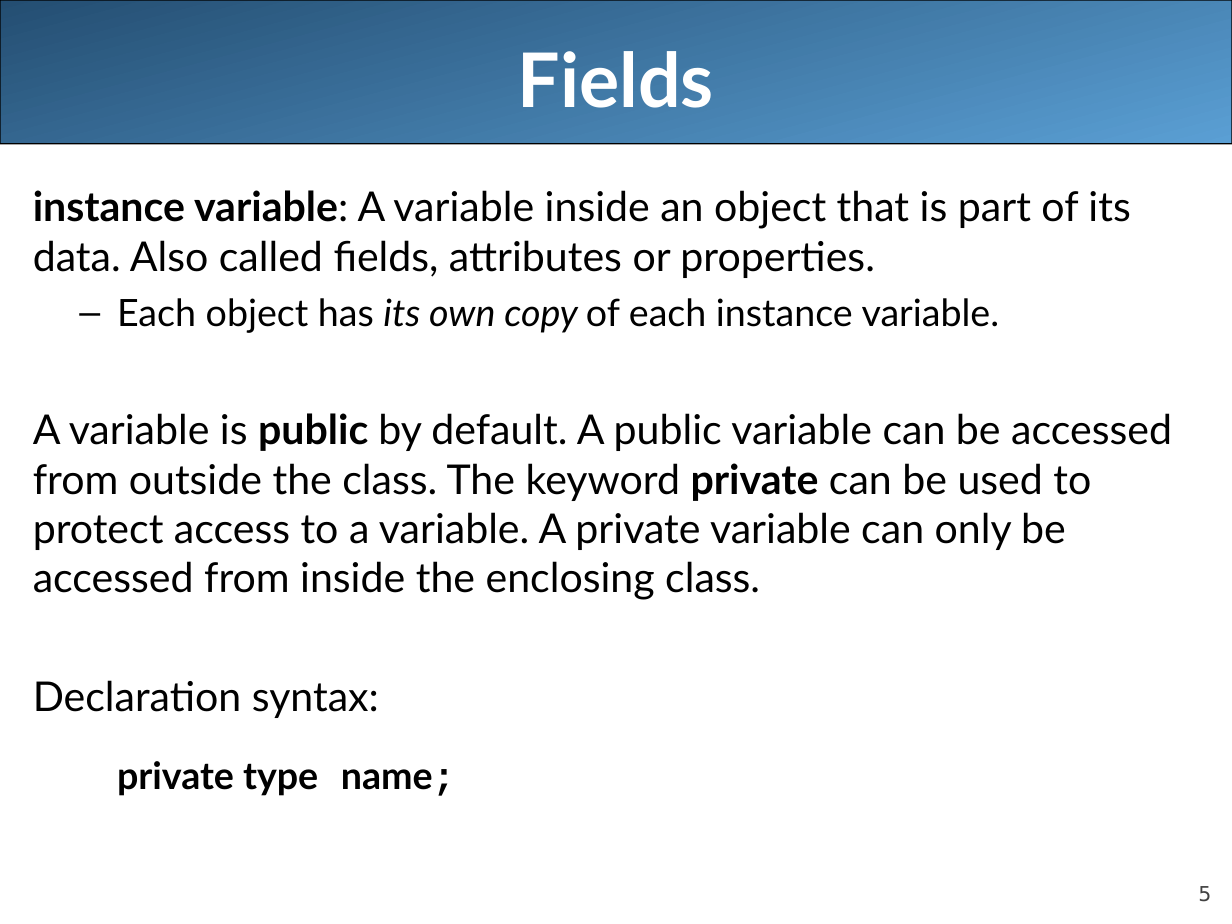
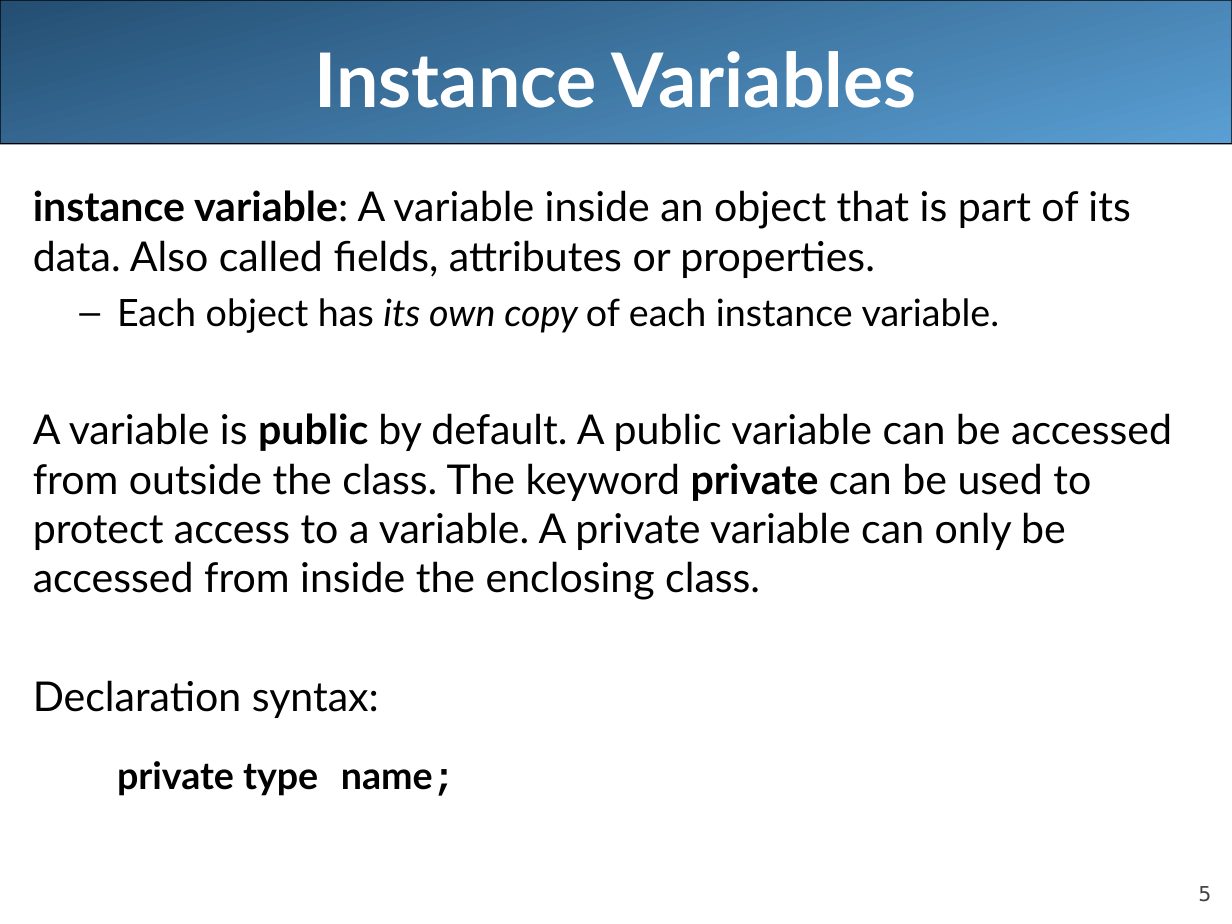
Before and after one commit to LongBaoNguyen/longbaonguyen.github.io, a slide deck: slide 5 of courses/apcsa/lecture13.ppt. Drawn at 1232x924 pixels with LibreOffice and Linux fonts; fonts in the diff are those of the drawing. Boxes give left, top, right and bottom in pixels: in the first picture for what was removed or moved away, otherwise in the second. Text is boxed around its words. In the diff, an @@ line names an element or a change of style, - is before the commit and + after.

```diff
--- a/courses/apcsa/lecture13.ppt
+++ b/courses/apcsa/lecture13.ppt
@@ title at <box>315,51,917,108</box>: text changed @@
-Fields
+Instance Variables
```
Also in this commit, not shown: 12 other slides changed, 1 other file.
